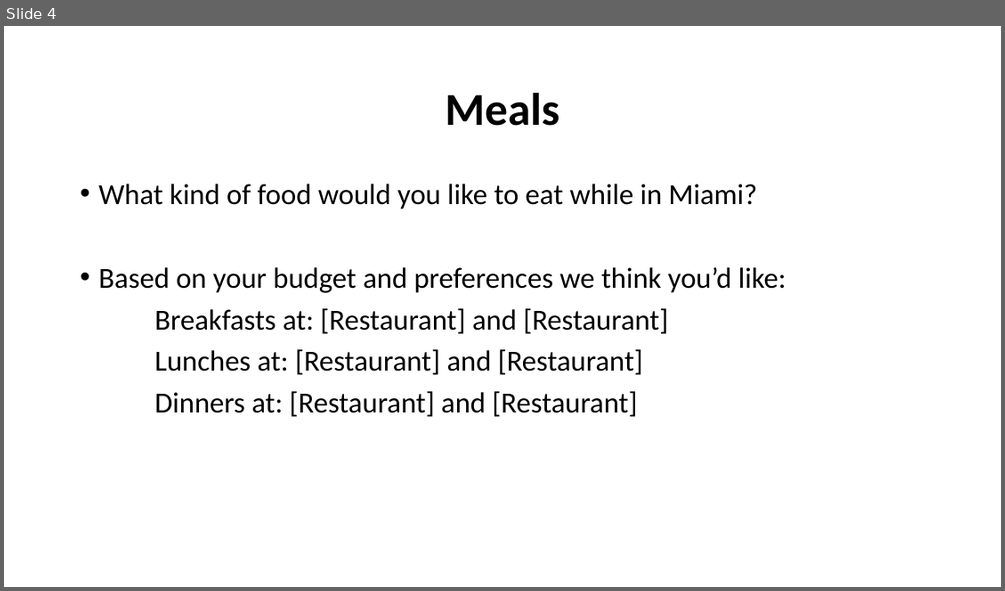
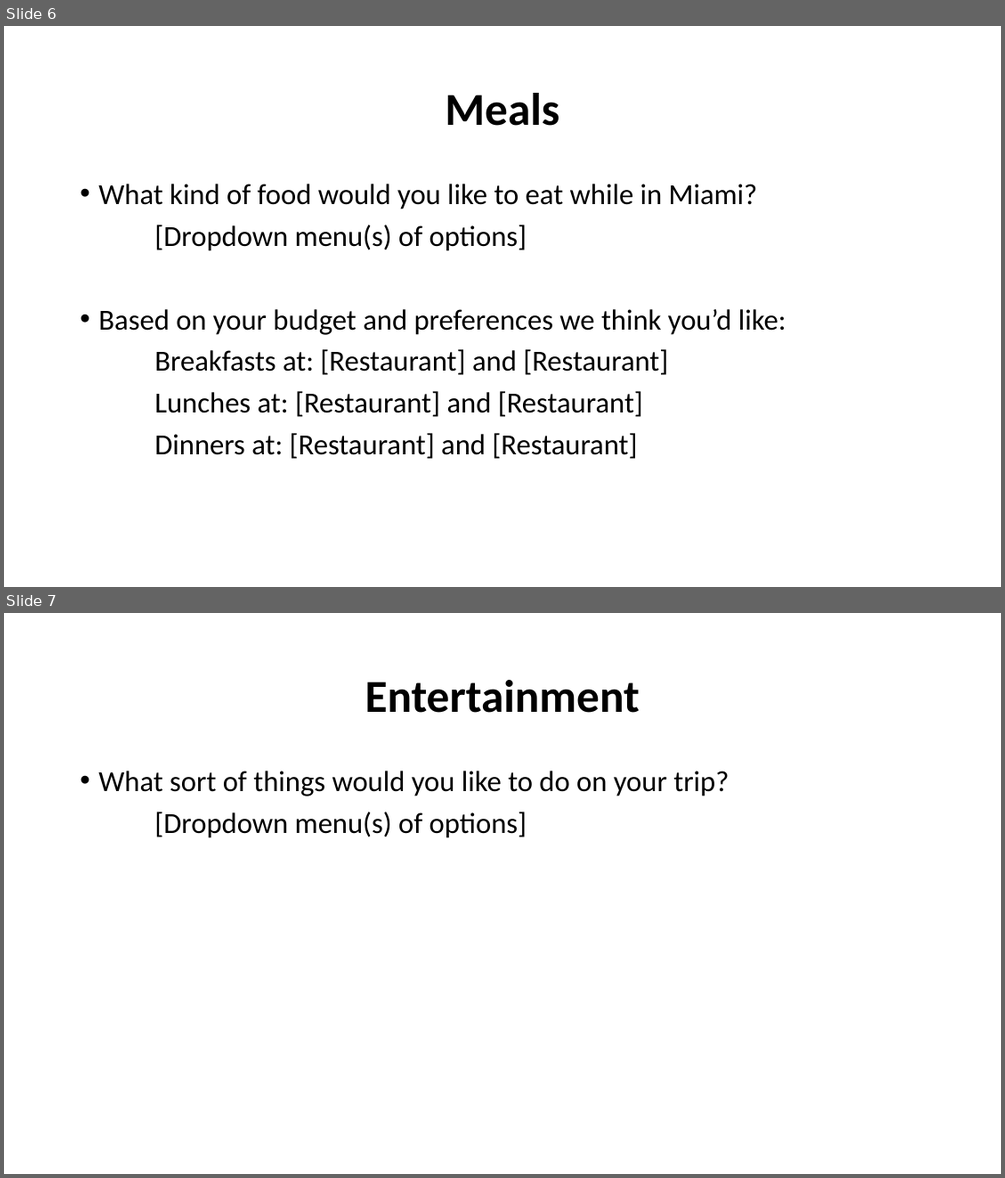
Before and after one commit to rath1363/team1, a slide deck: mockup.pptx. Shown one above the other, each under a label of ours: slide 4 before the commit, slides 6 and 7 after it. The pictures are 1005x591 and 1005x1178 pixels, drawn with LibreOffice and Linux fonts; fonts in the diff are those of the drawing. Boxes give left, top, right and bottom in pixels: in the first picture for what was removed or moved away, otherwise in the second. Text is boxed around its words. In the diff, an @@ line names an element or a change of style, - is before the commit and + after.

```diff
--- a/mockup.pptx
+++ b/mockup.pptx
@@ slide 7 added at [4,613,1001,1174], background #FFFFFF @@
@@ title added at [365,680,639,713], 44 pt, text #000000, bold @@
+Entertainment
@@ text added at [98,771,728,838], 28 pt, text #000000 @@
+• What sort of things would you like to do on your trip?
+[Dropdown menu(s) of options]
@@ what was slide 4 is now slide 6 @@
@@ slide 6 changed as well @@
@@ text at [154,224,526,251]: paragraph added @@
+[Dropdown menu(s) of options]
```
Also in this commit, not shown: 4 other slides changed, 4 other slides added, 1 slide removed.
